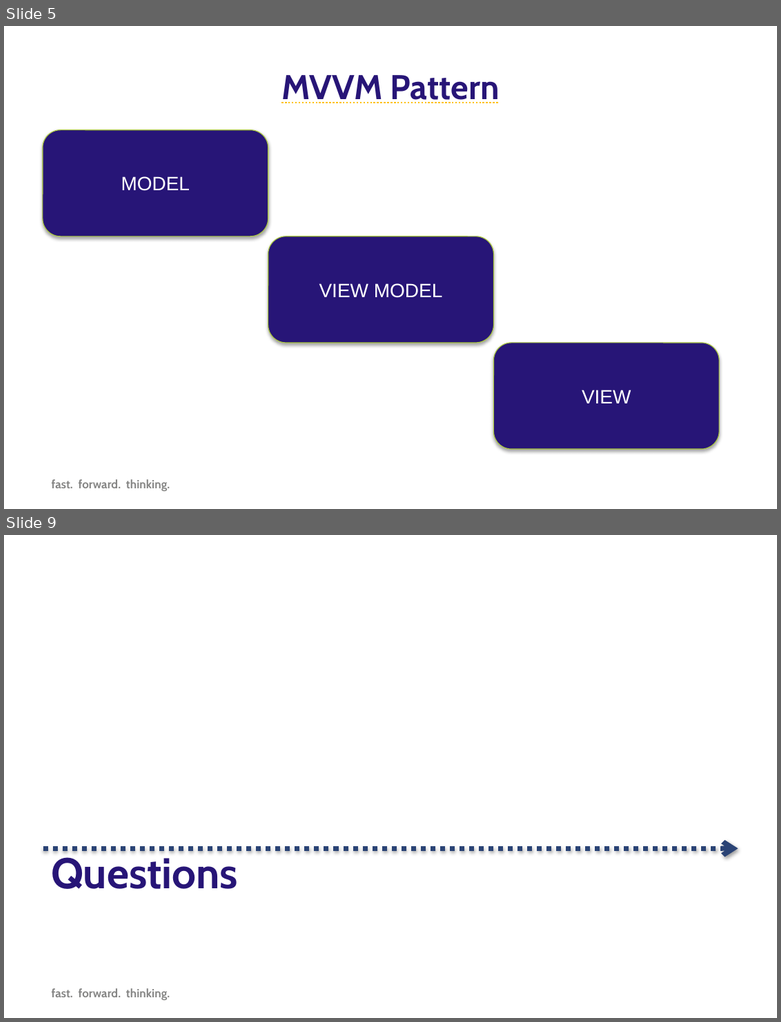
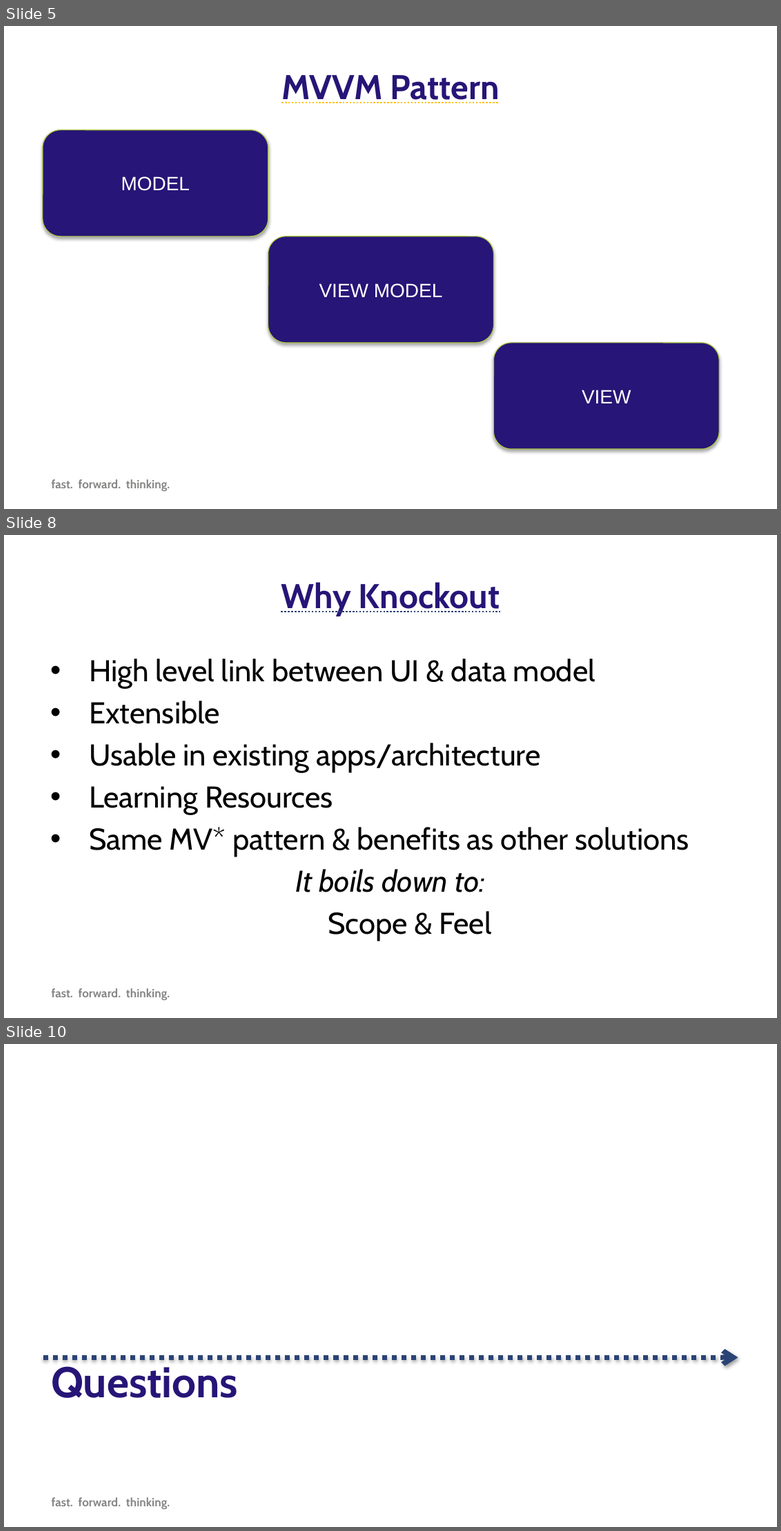
Before and after one commit to SteveDuitsman/MVVM_Examples, a slide deck: Forward Thinking KnockoutJS.pptx. Shown one above the other, each under a label of ours: slides 5 and 9 before the commit, slides 5, 8 and 10 after it; the slides between them are not shown. The pictures are 781x1022 and 781x1531 pixels, drawn with LibreOffice and Linux fonts; fonts in the diff are those of the drawing; background and template pictures are left out. Boxes give left, top, right and bottom in pixels: in the first picture for what was removed or moved away, otherwise in the second. Text is boxed around its words. In the diff, an @@ line names an element or a change of style, - is before the commit and + after.

```diff
--- a/Forward Thinking KnockoutJS.pptx
+++ b/Forward Thinking KnockoutJS.pptx
@@ slide 8 added at bbox=[4, 535, 777, 1018], background #FFFFFF @@
@@ title added at bbox=[281, 582, 499, 615], 32 pt, text #271577, bold, underline @@
+Why Knockout
@@ text added at bbox=[89, 659, 688, 941], 28 pt, text #000000 @@
+• High level link between UI & data model
+• Extensible
+• Usable in existing apps/architecture
+• Learning Resources
+• Same MV* pattern & benefits as other solutions
+It boils down to:
+Scope & Feel
@@ text added at bbox=[52, 988, 170, 1000], 11 pt, text #868685, bold @@
+fast. forward. thinking.
@@ what was slide 9 is now slide 10 @@
```
Also in this commit, not shown: 5 slides changed, 2 other files.
